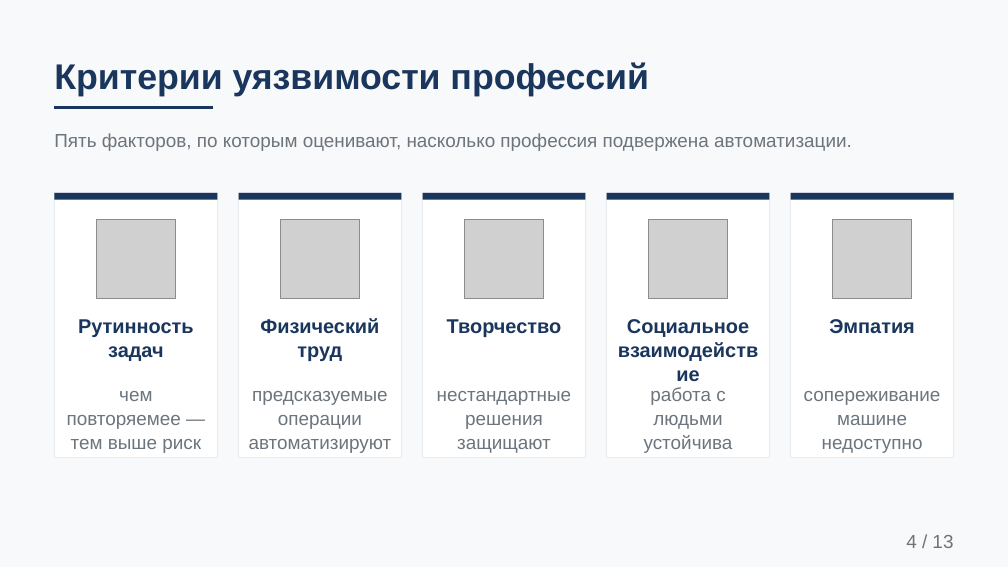
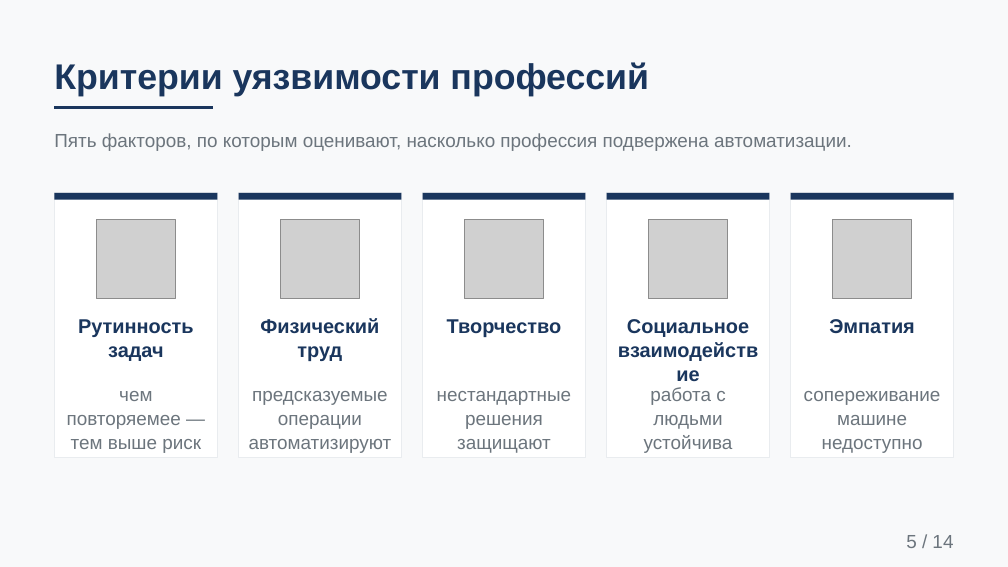
Before and after one commit to Pavel1778/Presentation-version2, a slide deck: slide 5 of future-of-work.pptx (slide 4 before the commit). Drawn at 1008x567 pixels with LibreOffice and Linux fonts; fonts in the diff are those of the drawing; grey boxes stand for pictures. Boxes give left, top, right and bottom in pixels: in the first picture for what was removed or moved away, otherwise in the second. Text is boxed around its words. In the diff, an @@ line names an element or a change of style, - is before the commit and + after.

```diff
--- a/future-of-work.pptx
+++ b/future-of-work.pptx
@@ text at (906,535,953,548): text changed @@
-4 / 13
+5 / 14
```
Also in this commit, not shown: 10 other slides changed, 3 slides added, 2 slides removed, 6 other files.
